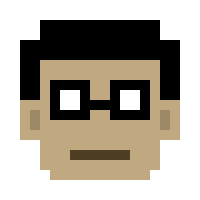
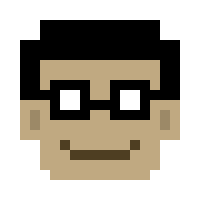
Layers edited between the first and the second 200x200 image:
painted on "Layer 4" over [60, 140, 140, 150]
painted on "Layer 2" over [40, 90, 160, 100]
